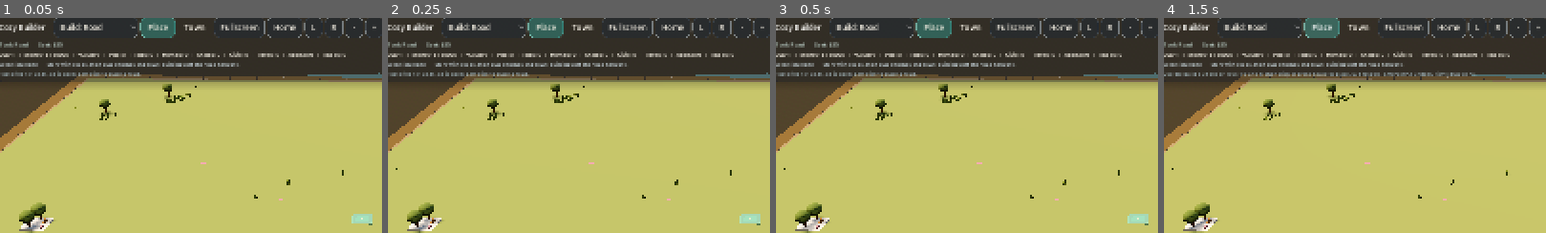
Above: before the commit, frames 1-4 (left to right).
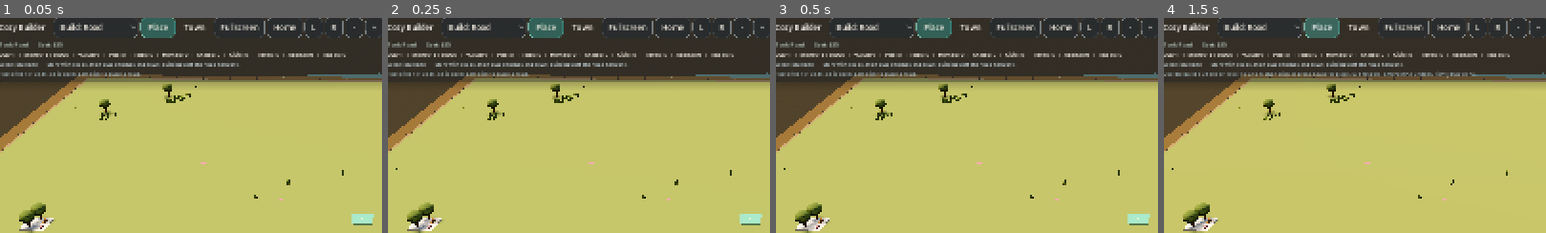
Above: after the commit, the same moments.

Repository: johnswaffles/my-backend-api
Game: Godot game, scene res://scenes/main_scene.tscn
Two runs of this game, one before a commit and one after it. Both use one fixed random seed, a clock stepped at 60 frames per second and the inputs below.
Inputs:
- Up to frame 1 (0.05 s): no input
- Up to frame 2 (0.25 s): no input
- Up to frame 3 (0.5 s): no input
- Up to frame 4 (1.5 s): click "Build: Road" at 0.5 s; click "Place" at 1.25 s
The pictures show only the part of the screen within x 2-52%, y 3-53%; the shares and areas given below are measured in that part.

The runs differ from the first frame. In frame 1, less than 0.1% of the frame differs, in the area x 92-98%, y 91-97%; in frame 2, less than 0.1%; in frame 3, less than 0.1%; in frame 4, nothing differs.

Commit message:
Make prototype roads unmistakably visible

Diff:
--- a/cozy-builder-godot/scripts/building_system.gd
+++ b/cozy-builder-godot/scripts/building_system.gd
@@ -283,9 +283,9 @@
 	_soil_material = _make_material("726346", 0.99)
 	_stone_material = _make_material("c9bba6", 0.94)
 	_water_material = _make_material("5c98a8", 0.34, 0.0, true, "d0edf1", 0.03)
-	_road_material = _make_material("5f5648", 0.97)
-	_road_mark_material = _make_material("d4c49a", 0.82)
-	_sidewalk_material = _make_material("9d907d", 0.94)
+	_road_material = _make_material("2f343a", 0.94)
+	_road_mark_material = _make_material("f0e3ad", 0.8)
+	_sidewalk_material = _make_material("8b7d69", 0.94)
 	_window_material = _make_material("f3d29a", 0.42, 0.0, true, "ffd48e", 0.14)
 	_leaf_material = _make_material("6f8a50", 0.98)
 	_trunk_material = _make_material("765239", 0.94)
@@ -2400,63 +2400,64 @@
 
 func _build_road_tile_mesh(cell: Vector2i, preview: bool, road_source: Array = []) -> Node3D:
 	var root := Node3D.new()
-	var verge_material: Material = _ghost_base_material if preview else _make_material("80945c", 0.98)
-	var shoulder_material: Material = _ghost_base_material if preview else _make_material("8d816c", 0.94)
-	var curb_material: Material = _ghost_base_material if preview else _make_material("b2a48d", 0.93)
+	var verge_material: Material = _ghost_base_material if preview else _make_material("81945e", 0.98)
+	var shoulder_material: Material = _ghost_base_material if preview else _make_material("7b6d59", 0.94)
+	var curb_material: Material = _ghost_base_material if preview else _make_material("c2b08f", 0.91)
 	var road_material: Material = _ghost_accent_material if preview else _road_material
 	var lane_material: Material = _ghost_base_material if preview else _road_mark_material
+	var road_top_material: Material = _ghost_accent_material if preview else _make_material("3c434b", 0.92)
 	var source := road_source if road_source.size() > 0 else [cell]
 	var north := _road_in_source(Vector2i(cell.x, cell.y - 1), source)
 	var east := _road_in_source(Vector2i(cell.x + 1, cell.y), source)
 	var south := _road_in_source(Vector2i(cell.x, cell.y + 1), source)
 	var west := _road_in_source(Vector2i(cell.x - 1, cell.y), source)
 
-	_add_box(Vector3(0.0, 0.006, 0.0), Vector3(2.04, 0.02, 2.04), verge_material, root)
-	_add_box(Vector3(0.0, 0.016, 0.0), Vector3(1.86, 0.024, 1.86), shoulder_material, root)
-	_add_box(Vector3(0.0, 0.03, 0.0), Vector3(1.68, 0.028, 1.68), curb_material, root)
-	_add_box(Vector3(0.0, 0.05, 0.0), Vector3(1.5, 0.04, 1.5), road_material, root)
-	_add_box(Vector3(0.0, 0.056, 0.0), Vector3(1.34, 0.012, 1.34), _make_material("6a604f", 0.95), root)
+	_add_box(Vector3(0.0, 0.004, 0.0), Vector3(2.18, 0.02, 2.18), verge_material, root)
+	_add_box(Vector3(0.0, 0.016, 0.0), Vector3(2.02, 0.03, 2.02), shoulder_material, root)
+	_add_box(Vector3(0.0, 0.032, 0.0), Vector3(1.78, 0.032, 1.78), curb_material, root)
+	_add_box(Vector3(0.0, 0.056, 0.0), Vector3(1.58, 0.06, 1.58), road_material, root)
+	_add_box(Vector3(0.0, 0.068, 0.0), Vector3(1.42, 0.016, 1.42), road_top_material, root)
 
 	if north:
-		_add_box(Vector3(0.0, 0.05, -0.44), Vector3(1.5, 0.04, 1.06), road_material, root)
-		_add_box(Vector3(0.0, 0.056, -0.44), Vector3(1.34, 0.012, 0.96), _make_material("6a604f", 0.95), root)
+		_add_box(Vector3(0.0, 0.056, -0.48), Vector3(1.58, 0.06, 1.18), road_material, root)
+		_add_box(Vector3(0.0, 0.068, -0.48), Vector3(1.42, 0.016, 1.06), road_top_material, root)
 	if south:
-		_add_box(Vector3(0.0, 0.05, 0.44), Vector3(1.5, 0.04, 1.06), road_material, root)
-		_add_box(Vector3(0.0, 0.056, 0.44), Vector3(1.34, 0.012, 0.96), _make_material("6a604f", 0.95), root)
+		_add_box(Vector3(0.0, 0.056, 0.48), Vector3(1.58, 0.06, 1.18), road_material, root)
+		_add_box(Vector3(0.0, 0.068, 0.48), Vector3(1.42, 0.016, 1.06), road_top_material, root)
 	if east:
-		_add_box(Vector3(0.44, 0.05, 0.0), Vector3(1.06, 0.04, 1.5), road_material, root)
-		_add_box(Vector3(0.44, 0.056, 0.0), Vector3(0.96, 0.012, 1.34), _make_material("6a604f", 0.95), root)
+		_add_box(Vector3(0.48, 0.056, 0.0), Vector3(1.18, 0.06, 1.58), road_material, root)
+		_add_box(Vector3(0.48, 0.068, 0.0), Vector3(1.06, 0.016, 1.42), road_top_material, root)
 	if west:
-		_add_box(Vector3(-0.44, 0.05, 0.0), Vector3(1.06, 0.04, 1.5), road_material, root)
-		_add_box(Vector3(-0.44, 0.056, 0.0), Vector3(0.96, 0.012, 1.34), _make_material("6a604f", 0.95), root)
+		_add_box(Vector3(-0.48, 0.056, 0.0), Vector3(1.18, 0.06, 1.58), road_material, root)
+		_add_box(Vector3(-0.48, 0.068, 0.0), Vector3(1.06, 0.016, 1.42), road_top_material, root)
 	if not north and not south and not east and not west:
-		_add_box(Vector3(0.0, 0.05, 0.0), Vector3(1.5, 0.04, 1.5), road_material, root)
-		_add_box(Vector3(0.0, 0.056, 0.0), Vector3(1.34, 0.012, 1.34), _make_material("6a604f", 0.95), root)
+		_add_box(Vector3(0.0, 0.056, 0.0), Vector3(1.58, 0.06, 1.58), road_material, root)
+		_add_box(Vector3(0.0, 0.068, 0.0), Vector3(1.42, 0.016, 1.42), road_top_material, root)
 
 	var vertical_straight := north and south and not east and not west
 	var horizontal_straight := east and west and not north and not south
 	var intersection := (north or south) and (east or west)
 	if vertical_straight:
-		for z in [-0.54, -0.18, 0.18, 0.54]:
-			_add_box(Vector3(0.0, 0.064, z), Vector3(0.08, 0.008, 0.14), lane_material, root)
-		for x in [-0.54, 0.54]:
-			_add_box(Vector3(x, 0.058, 0.0), Vector3(0.05, 0.008, 1.18), curb_material, root)
+		for z in [-0.56, -0.22, 0.22, 0.56]:
+			_add_box(Vector3(0.0, 0.082, z), Vector3(0.1, 0.008, 0.16), lane_material, root)
+		for x in [-0.58, 0.58]:
+			_add_box(Vector3(x, 0.072, 0.0), Vector3(0.06, 0.008, 1.24), curb_material, root)
 	elif horizontal_straight:
-		for x in [-0.54, -0.18, 0.18, 0.54]:
-			_add_box(Vector3(x, 0.064, 0.0), Vector3(0.14, 0.008, 0.08), lane_material, root)
-		for z in [-0.54, 0.54]:
-			_add_box(Vector3(0.0, 0.058, z), Vector3(1.18, 0.008, 0.05), curb_material, root)
+		for x in [-0.56, -0.22, 0.22, 0.56]:
+			_add_box(Vector3(x, 0.082, 0.0), Vector3(0.16, 0.008, 0.1), lane_material, root)
+		for z in [-0.58, 0.58]:
+			_add_box(Vector3(0.0, 0.072, z), Vector3(1.24, 0.008, 0.06), curb_material, root)
 	elif intersection:
-		_add_box(Vector3(0.0, 0.05, 0.0), Vector3(1.6, 0.042, 1.6), road_material, root)
-		_add_box(Vector3(0.0, 0.056, 0.0), Vector3(1.4, 0.012, 1.4), _make_material("6a604f", 0.95), root)
-		for offset in [-0.54, 0.54]:
-			_add_box(Vector3(offset, 0.058, 0.0), Vector3(0.05, 0.008, 1.2), curb_material, root)
-			_add_box(Vector3(0.0, 0.058, offset), Vector3(1.2, 0.008, 0.05), curb_material, root)
+		_add_box(Vector3(0.0, 0.056, 0.0), Vector3(1.72, 0.06, 1.72), road_material, root)
+		_add_box(Vector3(0.0, 0.068, 0.0), Vector3(1.5, 0.016, 1.5), road_top_material, root)
+		for offset in [-0.58, 0.58]:
+			_add_box(Vector3(offset, 0.072, 0.0), Vector3(0.06, 0.008, 1.28), curb_material, root)
+			_add_box(Vector3(0.0, 0.072, offset), Vector3(1.28, 0.008, 0.06), curb_material, root)
 		for offset in [-0.3, 0.3]:
-			_add_box(Vector3(offset, 0.064, 0.0), Vector3(0.08, 0.008, 0.18), lane_material, root)
-			_add_box(Vector3(0.0, 0.064, offset), Vector3(0.18, 0.008, 0.08), lane_material, root)
+			_add_box(Vector3(offset, 0.082, 0.0), Vector3(0.1, 0.008, 0.2), lane_material, root)
+			_add_box(Vector3(0.0, 0.082, offset), Vector3(0.2, 0.008, 0.1), lane_material, root)
 	else:
-		_add_box(Vector3(0.0, 0.064, 0.0), Vector3(0.12, 0.008, 0.12), lane_material, root)
+		_add_box(Vector3(0.0, 0.082, 0.0), Vector3(0.14, 0.008, 0.14), lane_material, root)
 
 	return root
 
Not shown, changed: public/godot-playtest/index.html
Not shown, changed: public/godot-playtest/index.pck
